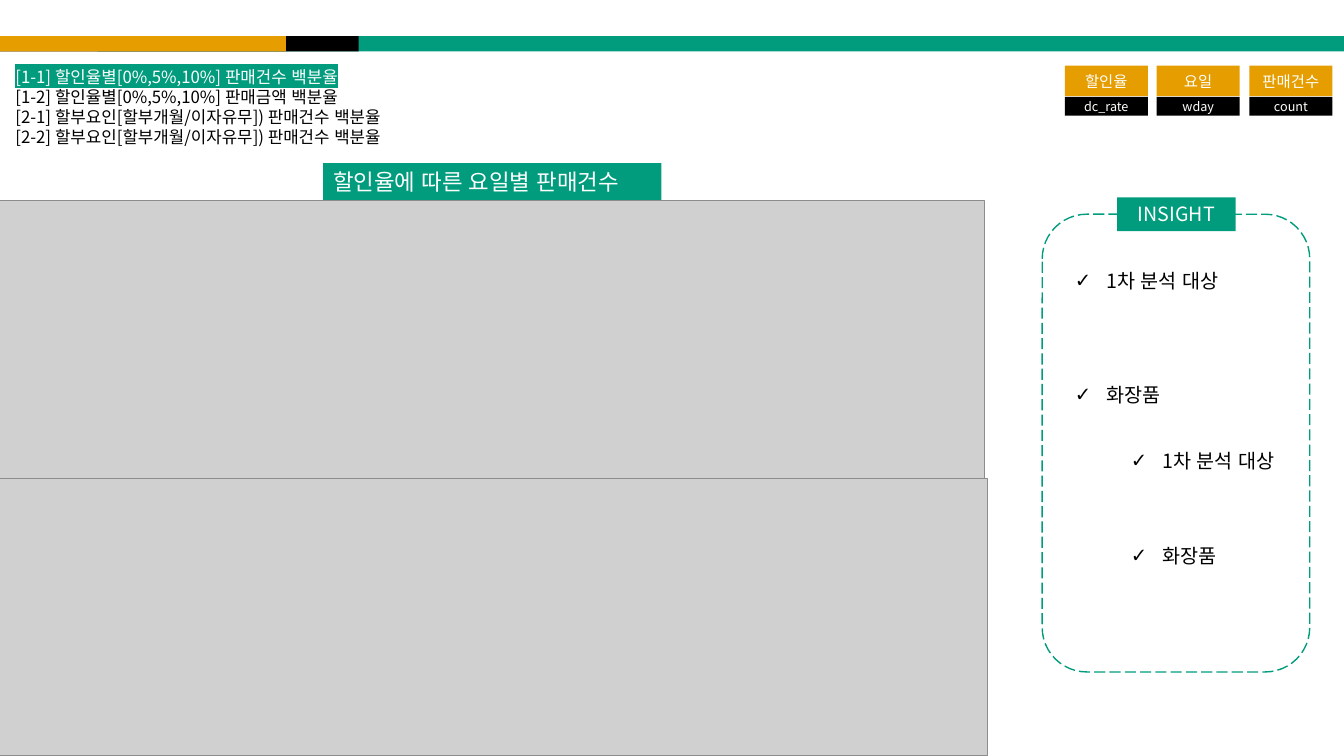
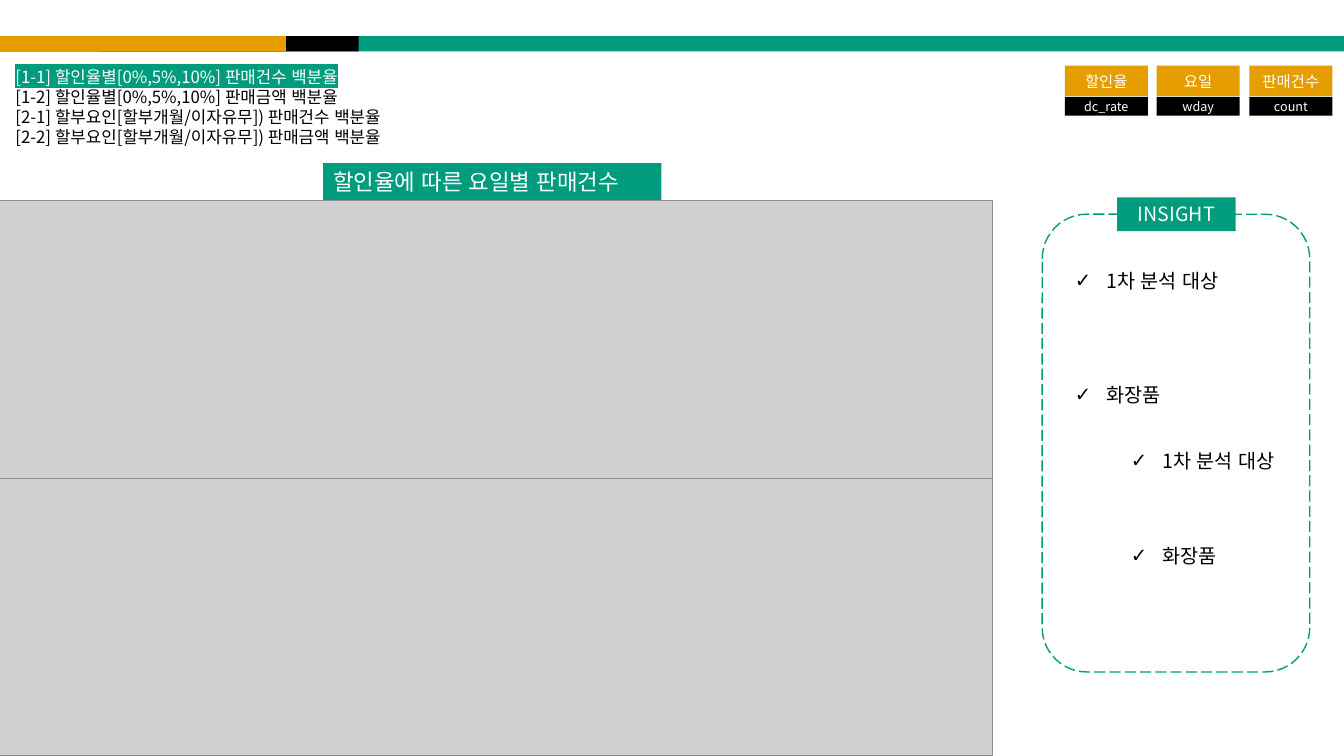
Before and after one commit to horaeng1/Asiae_AI, a slide deck: slide 31 of 1_Code/4_kim/R/BA_Project.pptx. Drawn at 1344x756 pixels with LibreOffice and Linux fonts; fonts in the diff are those of the drawing; grey boxes stand for pictures. Boxes give left, top, right and bottom in pixels: in the first picture for what was removed or moved away, otherwise in the second. Text is boxed around its words. In the diff, an @@ line names an element or a change of style, - is before the commit and + after.

```diff
--- a/1_Code/4_kim/R/BA_Project.pptx
+++ b/1_Code/4_kim/R/BA_Project.pptx
@@ text at (x1=15, y1=129, x2=380, y2=146): text changed @@
-[2-2] 할부요인[할부개월/이자유무]) 판매건수 백분율
+[2-2] 할부요인[할부개월/이자유무]) 판매금액 백분율
@@ picture resized from (x1=0, y1=201, x2=984, y2=479) to (x1=0, y1=201, x2=992, y2=479) @@
@@ picture resized from (x1=0, y1=478, x2=987, y2=756) to (x1=0, y1=478, x2=992, y2=756) @@
```
Also in this commit, not shown: 16 other slides changed, 17 slides added.
